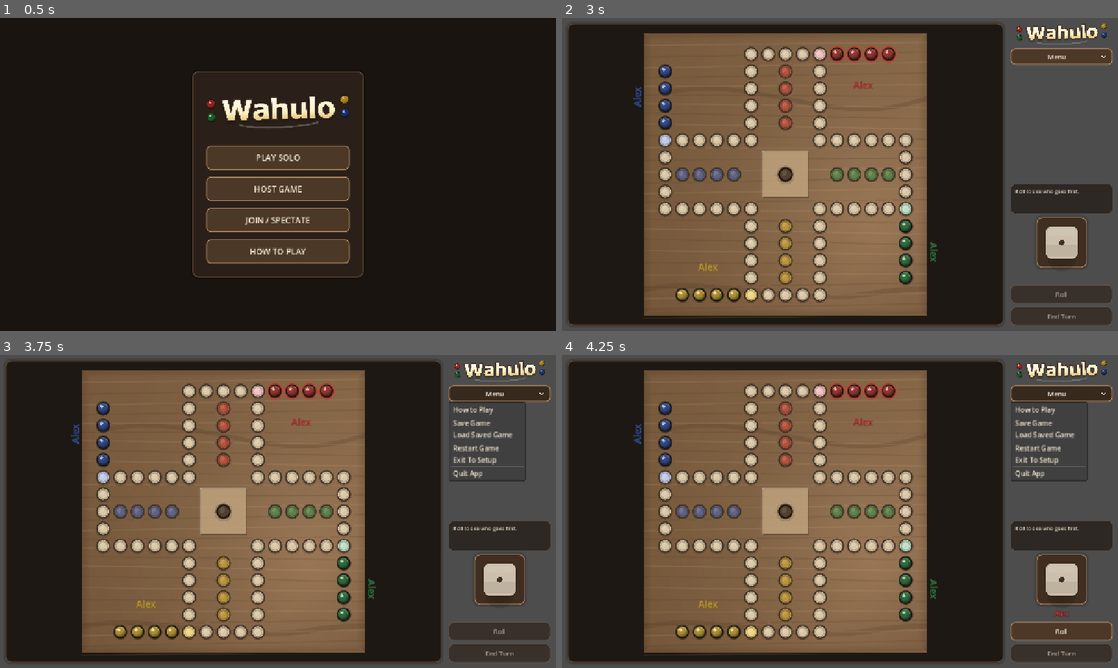
Above: before the commit, frames 1-4 (two rows, left to right).
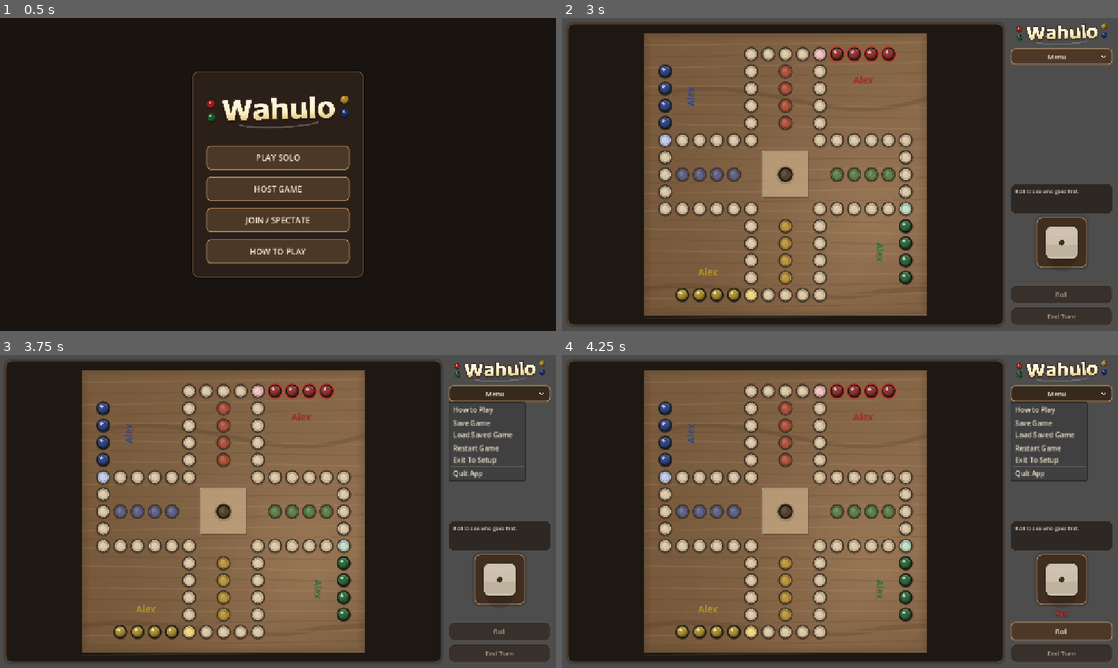
Above: after the commit, the same moments.

Repository: ItsTheMcCoy/wahoo-app
Game: Godot game, scene res://scenes/HomeScreen.tscn
Same seed, same stepped clock (60 frames per second), same inputs: the game is played once before the commit and once after it.
Inputs (mouse positions are in pixels of both pictures, inside the frame that each line leads up to):
- Up to frame 1 (0.5 s): no input
- Up to frame 2 (3 s): click "PLAY SOLO" at 0.5 s; click (845, 115) at 1.27 s; type "Alex" at 1.35 s; click (845, 161) at 1.5 s; type "Alex" at 1.58 s; click (845, 205) at 1.73 s; type "Alex" at 1.82 s; click (845, 249) at 2.02 s; type "Alex" at 2.1 s; click "Start Game" at 2.75 s
- Up to frame 3 (3.75 s): click "Menu" at 3.5 s
- Up to frame 4 (4.25 s): no input

Frame 1 is identical in both runs. In frame 2, 0.3% of the frame differs, in the area x 12-68%, y 18-83%; in frame 3, 0.3%; in frame 4, 0.3%.

Commit message:
Fix seat label inside positioning for all players

Diff:
--- a/godot/scripts/wahoo_board_view.gd
+++ b/godot/scripts/wahoo_board_view.gd
@@ -680,16 +680,16 @@
 
 func _seat_label_anchor(player: int) -> Vector2:
     var bounds := _base_cluster_bounds(player)
-    var inset := _cell_size * 0.88
+    var inset := _cell_size * 0.58
 
     if player == 0:
         return Vector2(bounds.get_center().x, bounds.end.y + inset)
     if player == 2:
         return Vector2(bounds.get_center().x, bounds.position.y - inset)
     if player == 1:
-        return Vector2(bounds.end.x + inset, bounds.get_center().y)
-
-    return Vector2(bounds.position.x - inset, bounds.get_center().y)
+        return Vector2(bounds.position.x - inset, bounds.get_center().y)
+
+    return Vector2(bounds.end.x + inset, bounds.get_center().y)
 
 func _base_cluster_center(player: int) -> Vector2:
     var coords := WahooLayout.base_cluster_grid_coords(player)
Not shown, changed: godot/build/web/index.html
Not shown, changed: godot/build/web/index.pck
